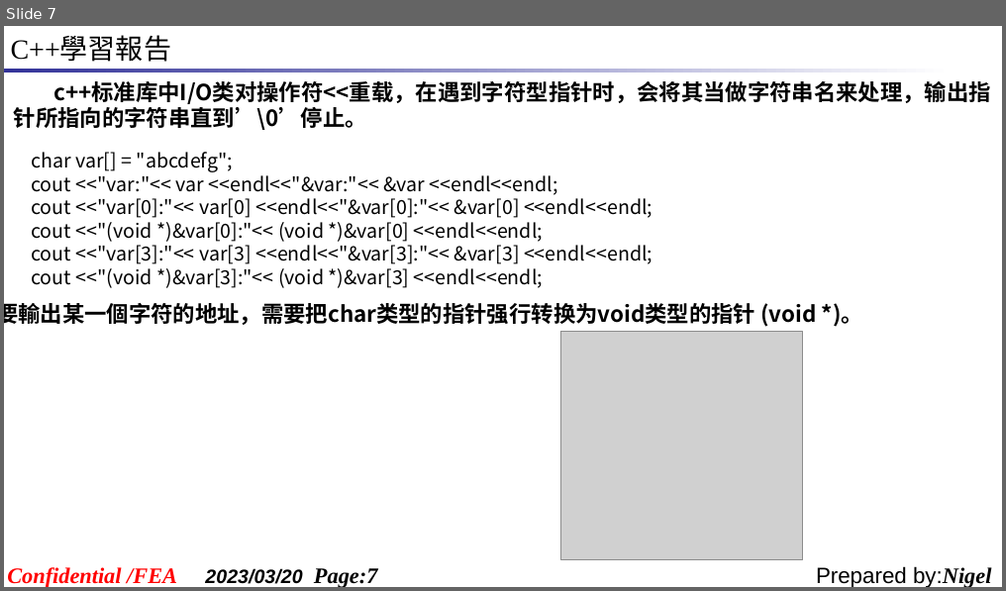
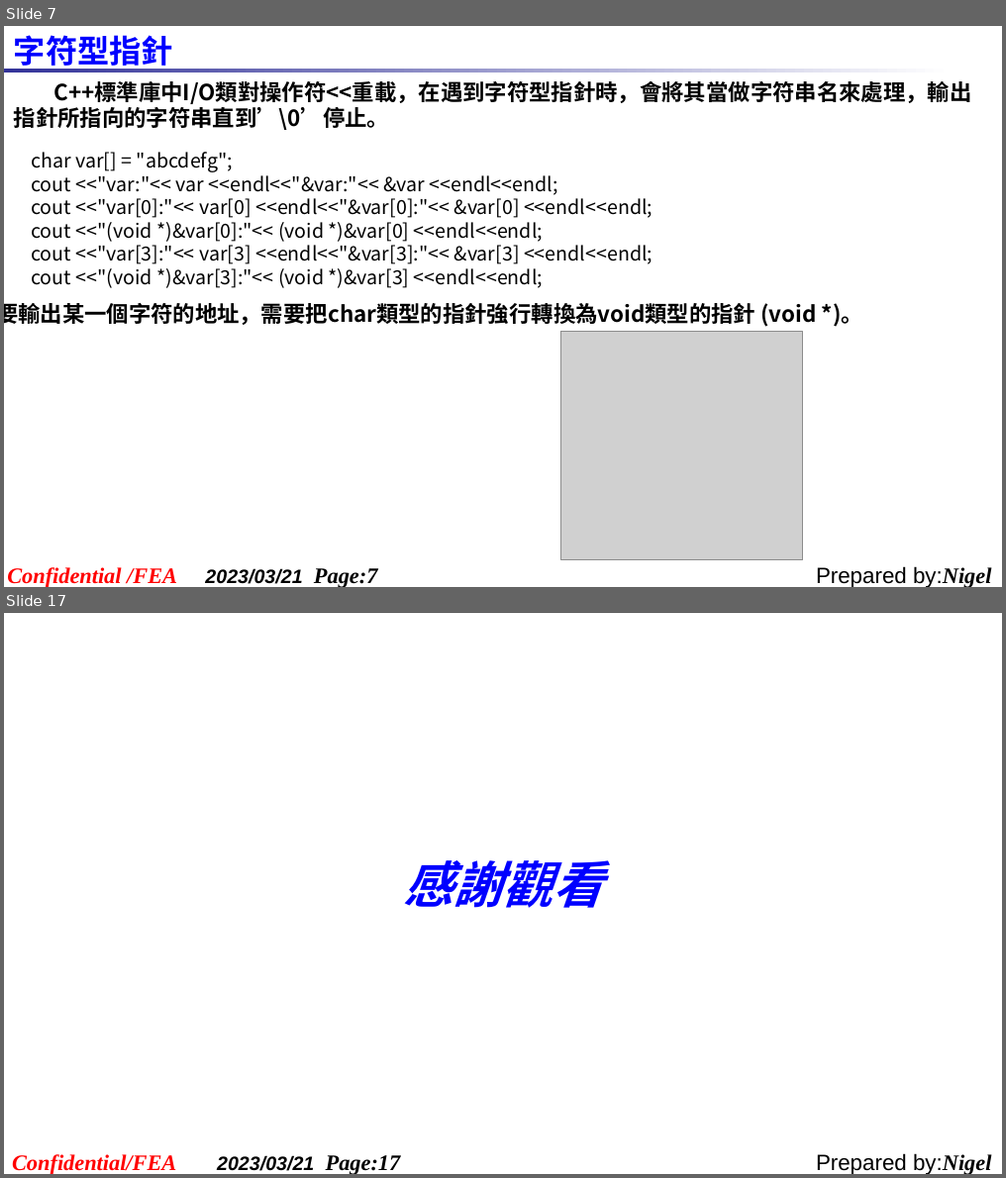
Before and after one commit to Shadow-ei/TEMP, a slide deck: 报告/C++學習報告_20230320.ppt. Shown one above the other, each under a label of ours: slide 7 before the commit, slides 7 and 17 after it; the slides between them are not shown. The pictures are 1006x591 and 1006x1178 pixels, drawn with LibreOffice and Linux fonts; fonts in the diff are those of the drawing; grey boxes stand for pictures; background and template pictures are left out. Boxes give left, top, right and bottom in pixels: in the first picture for what was removed or moved away, otherwise in the second. Text is boxed around its words. In the diff, an @@ line names an element or a change of style, - is before the commit and + after.

```diff
--- a/报告/C++學習報告_20230320.ppt
+++ b/报告/C++學習報告_20230320.ppt
@@ slide 17 added at (x1=4, y1=613, x2=1002, y2=1174), background #FFFFFF; not listed: 1 template element that a slide beside it also shows @@
@@ text added at (x1=403, y1=861, x2=603, y2=908), 36 pt, text #0000FF, bold, italic @@
+感謝觀看
@@ text added at (x1=12, y1=1155, x2=176, y2=1174), 16 pt, text #FF0000, bold, italic @@
+Confidential/FEA
@@ text added at (x1=217, y1=1156, x2=401, y2=1174), 14 pt, text #000000, bold, italic @@
+2023/03/21 Page:17
@@ slide 7 changed as well @@
@@ text removed at (x1=11, y1=37, x2=171, y2=62) @@
-C++學習報告
@@ text added at (x1=14, y1=35, x2=173, y2=72), 23 pt, text #0000FF, bold @@
+字符型指針
@@ text at (x1=14, y1=81, x2=971, y2=130): text changed @@
-c++标准库中I/O类对操作符<<重载，在遇到字符型指针时，会将其当做字符串名来处理，输出指针所指向的字符串直到’\0’停止。
+C++標準庫中I/O類對操作符<<重載，在遇到字符型指針時，會將其當做字符串名來處理，輸出指針所指向的字符串直到’\0’停止。
@@ text at (x1=4, y1=303, x2=863, y2=327): text changed @@
-要輸出某一個字符的地址，需要把char类型的指针强行转换为void类型的指针 (void *)。
+要輸出某一個字符的地址，需要把char類型的指針強行轉換為void類型的指針 (void *)。
@@ text at (x1=205, y1=569, x2=377, y2=587): text changed @@
-2023/03/20 Page:7
+2023/03/21 Page:7
```
Also in this commit, not shown: 7 other slides changed, 9 other slides added, 3 slides removed.
